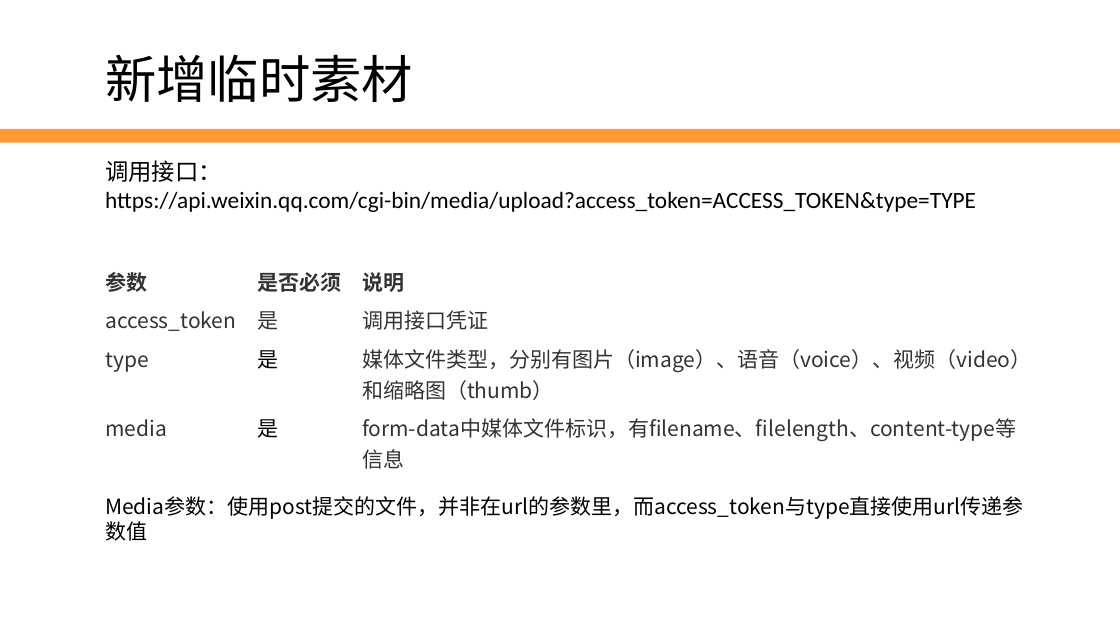
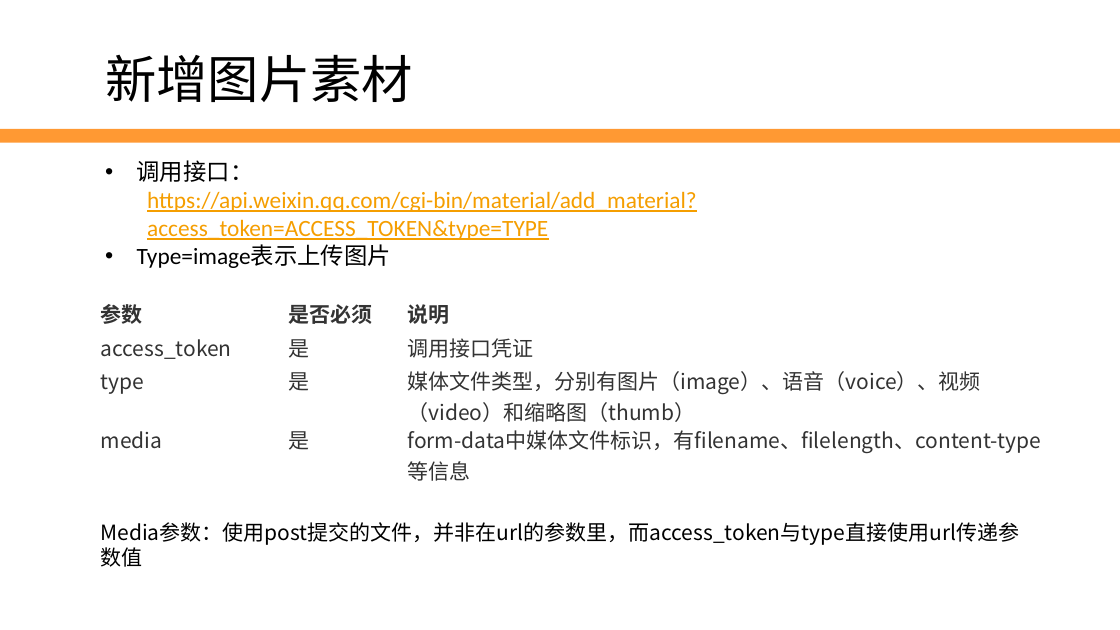
Before and after one commit to edu2act/2017-2018_1st_Wechat_Web_Programming, a slide deck: slide 11 of 第7讲 素材与图文消息.pptx (slide 6 before the commit). Drawn at 1120x630 pixels with LibreOffice and Linux fonts; fonts in the diff are those of the drawing; background and template pictures are left out. Boxes give left, top, right and bottom in pixels: in the first picture for what was removed or moved away, otherwise in the second. Text is boxed around its words. In the diff, an @@ line names an element or a change of style, - is before the commit and + after.

```diff
--- a/第7讲 素材与图文消息.pptx
+++ b/第7讲 素材与图文消息.pptx
@@ text at [105,54,413,102]: text changed @@
-新增临时素材
+新增图片素材
@@ text at [137,160,254,182]: bullet none to • @@
@@ text at [137,191,697,268]: text changed; text colour #000000 to #F59E00 @@
-https://api.weixin.qq.com/cgi-bin/media/upload?access_token=ACCESS_TOKEN&type=TYPE
+  https://api.weixin.qq.com/cgi-bin/material/add_material?access_token=ACCESS_TOKEN&type=TYPE
+• Type=image表示上传图片
@@ table at [92,294,1063,479] @@
@@ text colour #000000 to #333333 in "是", "是" @@
@@ table: place and size @@
-table at [97,261,1044,446]
+table at [92,294,1063,479]
@@ text "Media参数：使用post提交的文件，并非在url的参数里，而access_token与type直接使用url传递参数 ...": place and size @@
-text "Media参数：使用post提交的文件，并非在url的参数里，而access_token与type直接使用url传递参数 ..." at [105,496,1024,519]
+text "Media参数：使用post提交的文件，并非在url的参数里，而access_token与type直接使用url传递参数 ..." at [100,522,1019,545]
```
Also in this commit, not shown: 9 other slides changed, 3 slides added, 10 slides removed, 1 other file.
